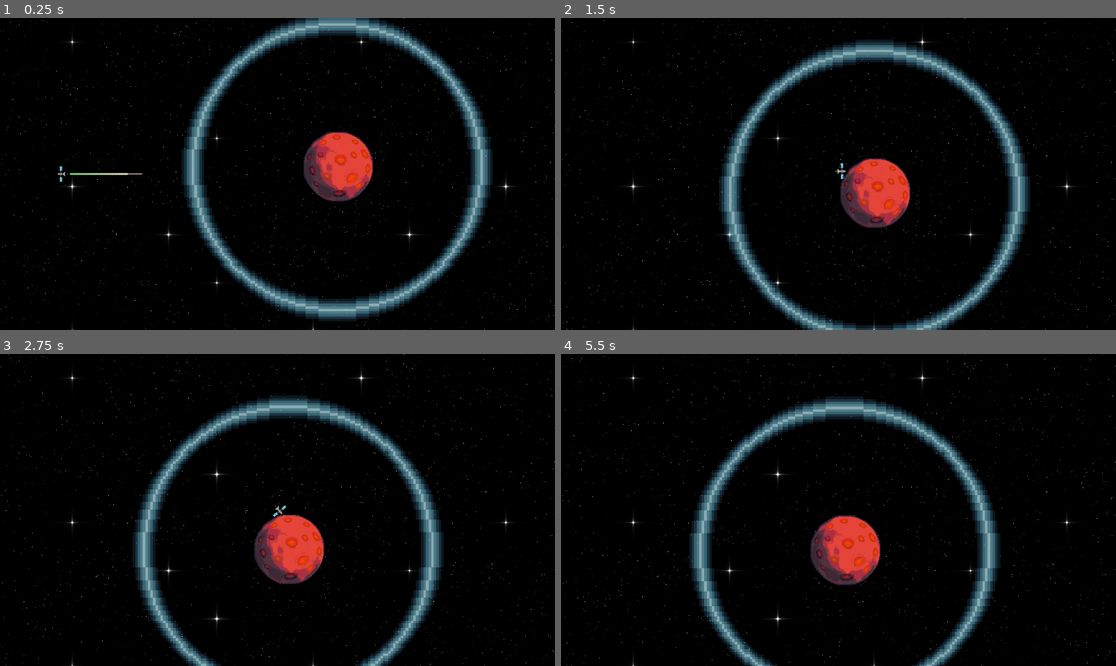
Above: before the commit, frames 1-4 (two rows, left to right).
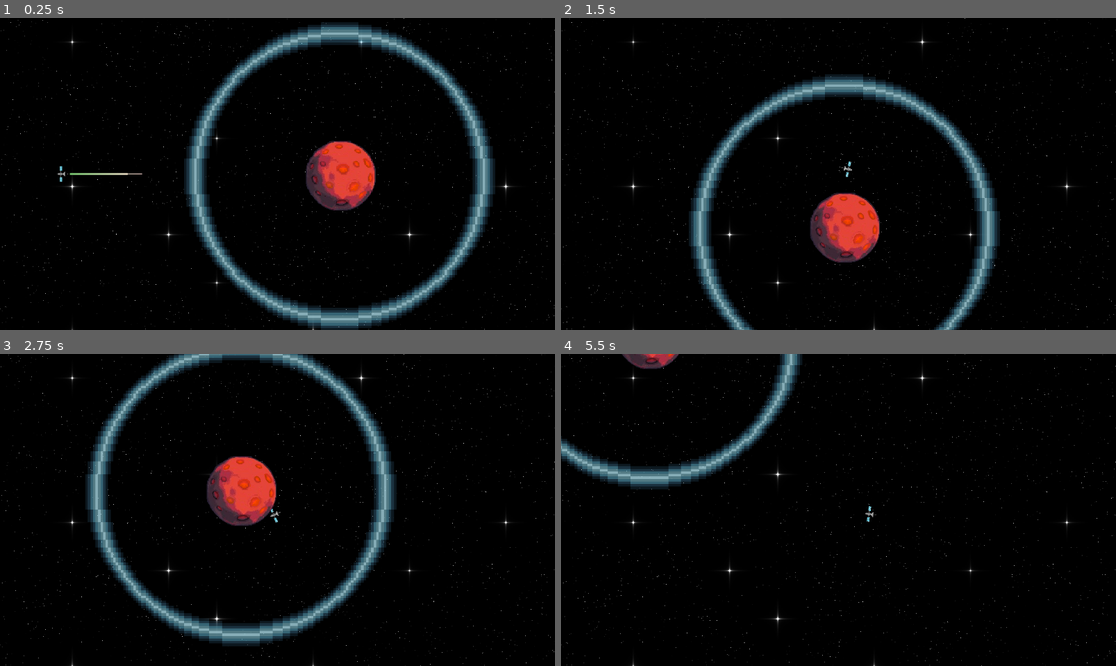
Above: after the commit, the same moments.

Repository: Revarsel/Planet_Loop
Game: Godot game, scene res://Scenes/world.tscn
Same seed, same stepped clock (60 frames per second), same inputs: the game is played once before the commit and once after it.
Inputs (mouse positions are in pixels of both pictures, inside the frame that each line leads up to):
- Up to frame 1 (0.25 s): no input
- Up to frame 2 (1.5 s): move the mouse to (960, 158) at 0.52 s; hold Right mouse button (right_click) 0.53-1.28 s; click (960, 158) at 0.67 s; move the mouse to (727, 189) at 1.27 s; tap F at 1.35 s; click (727, 189) at 1.42 s
- Up to frame 3 (2.75 s): move the mouse to (333, 441) at 2.02 s; hold Right mouse button (right_click) from 2.03 s (still down); click (333, 441) at 2.17 s
- Up to frame 4 (5.5 s): move the mouse to (810, 572) at 2.77 s; release Right mouse button (right_click) at 2.78 s; tap F at 2.85, 4.35 s; click (810, 572) at 2.92 s; move the mouse to (1005, 556) at 3.52 s; hold Right mouse button (right_click) 3.53-4.28 s; click (1005, 556) at 3.67 s; move the mouse to (672, 463) at 4.27 s; click (672, 463) at 4.42 s; move the mouse to (866, 510) at 5.02 s; hold Right mouse button (right_click) from 5.03 s (still down); click (866, 510) at 5.17 s

The runs differ from the first frame. In frame 1, 14% of the frame differs, in the area x 32-90%, y 0-100%; in frame 2, 20%; in frame 3, 21%, in the area x 15-80%, y 0-100%; in frame 4, 14%.

Commit message:
level changing (with bugs)

Diff:
--- a/Scenes/Level1.tscn
+++ b/Scenes/Level1.tscn
@@ -5,5 +5,8 @@
 
 [node name="Level1" type="Node2D"]
 
+[node name="player_pos" type="Marker2D" parent="."]
+position = Vector2(120, 316)
+
 [node name="Planet" parent="." instance=ExtResource("4_6ll4n")]
 res = ExtResource("5_kylad")
--- a/Scenes/Level2.tscn
+++ b/Scenes/Level2.tscn
@@ -14,3 +14,6 @@
 
 [node name="Planet3" parent="." instance=ExtResource("4_6ll4n")]
 position = Vector2(1720, 328)
+
+[node name="player_pos" type="Marker2D" parent="."]
+position = Vector2(-106, 324)
--- a/Scenes/Level3.tscn
+++ b/Scenes/Level3.tscn
@@ -16,3 +16,6 @@
 [node name="Planet3" parent="." instance=ExtResource("4_cp0jt")]
 position = Vector2(1720, 328)
 res = ExtResource("5_p6pjf")
+
+[node name="player_pos" type="Marker2D" parent="."]
+position = Vector2(476, 578)
--- a/Scenes/planet.tscn
+++ b/Scenes/planet.tscn
@@ -10,7 +10,7 @@
 [sub_resource type="CircleShape2D" id="CircleShape2D_vpe2g"]
 radius = 300.0
 
-[node name="Planet" type="StaticBody2D"]
+[node name="Planet" type="StaticBody2D" groups=["planet"]]
 script = ExtResource("1_m0iey")
 
 [node name="Sprite2D" type="Sprite2D" parent="."]
@@ -27,7 +27,6 @@
 
 [node name="CollisionShape2D2" type="CollisionShape2D" parent="Area2D"]
 shape = SubResource("CircleShape2D_vpe2g")
-debug_color = Color(0.9083, 0.26145, 0.385105, 0)
 
 [node name="Sprite2D2" type="Sprite2D" parent="."]
 scale = Vector2(0.525, 0.525)
--- a/Scenes/world.tscn
+++ b/Scenes/world.tscn
@@ -1,7 +1,8 @@
-[gd_scene load_steps=6 format=3 uid="uid://bs6raedppu003"]
+[gd_scene load_steps=7 format=3 uid="uid://bs6raedppu003"]
 
 [ext_resource type="Script" uid="uid://b17agoqotreoi" path="res://Scripts/camera_2d.gd" id="1_5a7ea"]
 [ext_resource type="PackedScene" uid="uid://d1v78v08q0431" path="res://Scenes/player.tscn" id="1_a02cp"]
+[ext_resource type="Script" uid="uid://bxq11r7j6prky" path="res://Scripts/world.gd" id="1_fo5ed"]
 [ext_resource type="Shader" uid="uid://begufrpx4wpku" path="res://Scripts/world.gdshader" id="2_8j60k"]
 [ext_resource type="PackedScene" uid="uid://bdukfutd26ug5" path="res://Scenes/Level1.tscn" id="4_8j60k"]
 
@@ -10,6 +11,7 @@
 shader_parameter/bg_color = Vector4(0, 0, 0, 0)
 
 [node name="World" type="Node2D"]
+script = ExtResource("1_fo5ed")
 
 [node name="Camera2D" type="Camera2D" parent="."]
 position = Vector2(576, 324)
@@ -35,5 +37,7 @@
 [node name="Player" parent="." instance=ExtResource("1_a02cp")]
 position = Vector2(130, 324)
 
-[node name="Level1" parent="." instance=ExtResource("4_8j60k")]
-position = Vector2(700, 310)
+[node name="Level" type="Node2D" parent="."]
+
+[node name="Level1" parent="Level" instance=ExtResource("4_8j60k")]
+position = Vector2(705, 329)
--- a/Scripts/Signals.gd
+++ b/Scripts/Signals.gd
@@ -4,8 +4,13 @@
 
 signal player_destroyed
 
+signal player_reset
+
 func emit_planet_destroyed():
 	planet_destroyed.emit()
 
 func emit_player_destroyed():
 	player_destroyed.emit()
+
+func emit_player_reset():
+	player_reset.emit()
--- a/Scripts/camera_2d.gd
+++ b/Scripts/camera_2d.gd
@@ -7,9 +7,20 @@
 
 var f_pressed: bool = false
 
+var update: bool = false
+
+func _ready() -> void:
+	Signals.player_reset.connect(update_cam)
+
 func _physics_process(delta: float) -> void:
 	player = get_tree().get_first_node_in_group("player")
 	if player != null:
+		if update:
+			global_position = lerp(global_position, player.global_position, exp(-50 * delta))
+			if (global_position - player.global_position).length() < 5:
+				global_position = player.global_position
+				update = false
+			return
 		curr_mouse_pos = get_local_mouse_position()
 		if !player.aiming:
 			global_position = lerp(global_position, player.global_position, exp(-50 * delta))
@@ -19,9 +30,12 @@
 			f_pressed = true
 
 		if f_pressed:
-			global_position = lerp(global_position, player.global_position, 10 * delta)
+			global_position = lerp(global_position, player.global_position, exp(-50 * delta))
 			if (global_position - player.global_position).length() < 5:
 				global_position = player.global_position
 				f_pressed = false
 
 		mouse_pos = curr_mouse_pos
+
+func update_cam():
+	update = true
--- a/Scripts/planet.gd
+++ b/Scripts/planet.gd
@@ -1,6 +1,7 @@
 extends StaticBody2D
 
 @export var gravity: float = 10000
+var gravity_halved: float = gravity/2
 var player: RigidBody2D
 
 @onready var area: Area2D = $Area2D
@@ -20,7 +21,6 @@
 
 func _update():
 	if res != null:
-		print("Not null")
 		sprite.texture = res.texture
 		sprite.scale = Vector2(res.scale, res.scale)
 
@@ -28,6 +28,7 @@
 	area.body_entered.connect(_on_body_entered)
 	area.body_exited.connect(_on_body_exited)
 	Signals.player_destroyed.connect(_player_destroyed)
+	Signals.player_reset.connect(_player_reset)
 	_update()
 
 func _process(delta: float) -> void:
@@ -59,5 +60,12 @@
 	calculate = false
 
 func _player_destroyed():
+	print("Player destroyed :c")
 	player_dead = true
-	gravity /= 2
+	gravity = gravity_halved
+
+func _player_reset():
+	print("Player reset c:")
+	player_dead = false
+	total_angle = 0
+	gravity = gravity_halved * 2
--- a/Scripts/player.gd
+++ b/Scripts/player.gd
@@ -21,18 +21,16 @@
 
 func _process(delta: float) -> void:
 	if entered:
-		contact_monitor = false
 		entered = false
-		var timer := Timer.new()
-		timer.wait_time = 4
-		timer.one_shot = true
-		add_child(timer)
-		timer.start()
 
-		await timer.timeout
+		await get_tree().create_timer(4).timeout
 
-		timer.queue_free()
-		queue_free()
+		Signals.emit_player_reset()
+
+		print("Awaited")
+
+		#timer.queue_free()
+		#queue_free()
 
 	sprite.rotation = linear_velocity.angle() + PI/2
 
@@ -67,6 +65,8 @@
 	freeze = true
 
 func _on_body_entered(body: Node):
+	call_deferred("set_contact_monitor", false)
+	print("body entered??")
 	if entered == true:
 		return
 	entered = true
--- /dev/null
+++ b/Scripts/world.gd
@@ -0,0 +1,29 @@
+extends Node2D
+
+var current_level: = 1
+var curr_planets: int
+
+var levels: Array[PackedScene] = [preload("res://Scenes/Level1.tscn"), preload("res://Scenes/Level2.tscn"), preload("res://Scenes/Level3.tscn"), preload("res://Scenes/Level4.tscn"), preload("res://Scenes/Level5.tscn"), preload("res://Scenes/Level6.tscn")]
+
+@onready var level_node: Node2D = $Level
+@onready var player: Player = $Player
+
+func _ready() -> void:
+	Signals.player_reset.connect(_player_reset)
+
+func _process(delta: float) -> void:
+	var planets: Array[Node] = get_tree().get_nodes_in_group("planet")
+	if planets.size() == 0:
+		current_level += 1
+		if current_level > 3:
+			get_tree().quit()
+		level_node.get_child(0).queue_free()
+		var curr_level = levels[current_level-1].instantiate()
+		level_node.add_child(curr_level)
+
+func _player_reset():
+	var level: Marker2D = level_node.get_child(0).get_node("player_pos")
+	player.global_position = level.global_position
+	player._planet_destroyed()
+	player.rotation = 0
+	player.contact_monitor = true
--- a/project.godot
+++ b/project.godot
@@ -26,6 +26,7 @@
 [global_group]
 
 player=""
+planet=""
 
 [input]
 
Not shown, added: Scripts/world.gd.uid
